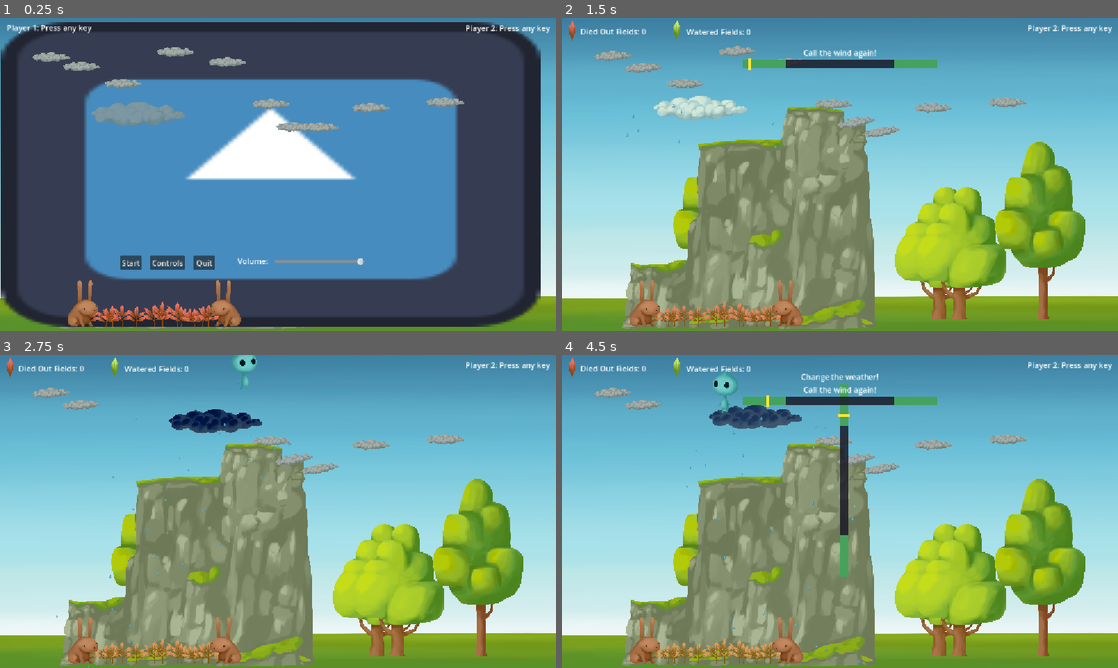
Above: before the commit, frames 1-4 (two rows, left to right).
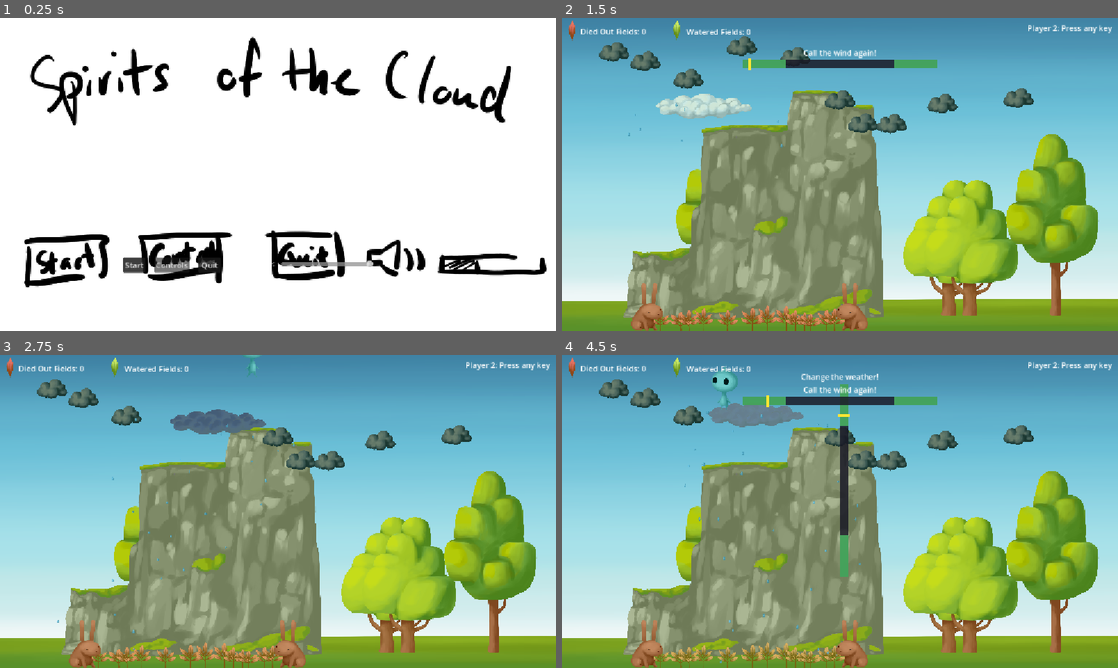
Above: after the commit, the same moments.

Repository: savenger/spirits-of-the-cloud
Game: Godot game, scene res://main.tscn
The game is run twice, just before and just after one commit, with the same random seed, the same clock (stepped at 60 frames per second) and the same inputs. The engine's default icon, where the game draws it, is replaced by a stand-in: a white triangle on a blue panel in a dark square.
Inputs:
- Up to frame 1 (0.25 s): no input
- Up to frame 2 (1.5 s): click "Start" at 0.5 s; tap Enter at 1.25 s; hold D (move_right) from 1.28 s (still down); hold Q (call_wind) from 1.28 s (still down)
- Up to frame 3 (2.75 s): keep holding D (move_right); tap Space (jump) at 1.52, 2.27 s; tap Enter at 2 s; release Q (call_wind) at 2.03 s; tap Q (call_wind) at 2.1 s
- Up to frame 4 (4.5 s): tap Enter at 2.75, 3.5, 4.25 s; release D (move_right) at 2.78 s; hold E (influence_weather) 2.78-3.53 s; hold A (move_left) from 2.78 s (still down); tap Q (call_wind) at 3.05, 3.6 s; tap Space (jump) at 3.77 s; hold Q (call_wind) from 4.28 s (still down)

The runs differ from the first frame. In frame 1, 97% of the frame differs, in the area x 0-100%, y 0-100%; in frame 2, 22%; in frame 3, 23%; in frame 4, 22%.

Commit message:
adding font and sounds, placeholder splashscreen, gameover preparation

Diff:
--- a/HUD/hud.gd
+++ b/HUD/hud.gd
@@ -12,6 +12,9 @@
 	Global.fields_lost += 1
 	update_stats()
 
+	if Global.fields_lost >= Global.FIELDS_LOST_MAX:
+		Global.game_over.emit()
+
 func update_stats():
 	$Stats/lblWateredFields.text = "Saved Fields: " + str(Global.fields_saved)
 	$Stats/lblDriedOutFields.text = "Lost Fields: " + str(Global.fields_lost)
--- a/Level/field.gd
+++ b/Level/field.gd
@@ -18,12 +18,12 @@
 var timer = Timer.new()
 var timer_free = Timer.new()
 
-
+var _old_rain_state : bool = false
 
 func spawn_plant(plant_offset):
 	var plant : Node2D = plant_template.instantiate()
 	add_child(plant)
-	plant.position = Vector2(plant_offset + randf() * 100, 0)
+	plant.position = Vector2(plant_offset + randf() * 200, 0)
 	return plant.position.x
 
 func spawn_flower(plant_offset):
@@ -75,6 +75,7 @@
 	update_fade_status()
 	if water_level <= 0.0:
 		timer.stop()
+		timer_free.start()
 		for n in get_children():
 			if n.is_in_group("plant") or n.is_in_group("flower"):
 				n.dry_out()
@@ -100,6 +101,7 @@
 		if not _fully_watered:
 			Global.field_fully_watered.emit(global_position.x)
 			_fully_watered = true
+			timer.stop()
 			for n in get_children():
 				if n.is_in_group("plant"):
 					n.fully_watered()
@@ -107,8 +109,7 @@
 					n.visible = true
 	else:
 		_fully_watered = false
-
-	timer.start()
+		timer.start()
 
 func _process(delta: float) -> void:
 	var players = get_tree().get_nodes_in_group("player")
@@ -123,5 +124,16 @@
 	var result = space_state.intersect_ray(query)
 	if result:
 		if result.collider.name == "Cloud":
-			if result.collider.raining():
+			var is_raining = result.collider.raining()
+			if _old_rain_state != is_raining:
+				if is_raining:
+					Global.fade_in_or_out($AudioStreamPlayer2D, 0.5)
+				else:
+					Global.fade_in_or_out($AudioStreamPlayer2D, 0.5, 0.0, -80.0)
+				_old_rain_state = is_raining
+			if is_raining:
 				add_water(delta)
+	else:
+		if _old_rain_state:
+			Global.fade_in_or_out($AudioStreamPlayer2D, 0.5, 0.0, -80.0)
+			_old_rain_state = false
--- a/Level/field.tscn
+++ b/Level/field.tscn
@@ -4,6 +4,7 @@
 [ext_resource type="Script" uid="uid://ymsuldx1ejy1" path="res://Level/field.gd" id="1_vu1i6"]
 [ext_resource type="Texture2D" uid="uid://cefjhwynw1n74" path="res://Assets/Drop.png" id="2_drop"]
 [ext_resource type="Material" uid="uid://b2vjtuow5u4t2" path="res://Level/watering_effect.tres" id="4_b76uc"]
+[ext_resource type="AudioStream" uid="uid://2tbuo14kbixs" path="res://Assets/watering_grass.mp3" id="5_ayld5"]
 
 [sub_resource type="ShaderMaterial" id="ShaderMaterial_enusa"]
 shader = ExtResource("1_gnhl5")
@@ -25,3 +26,8 @@
 one_shot = true
 explosiveness = 0.85
 process_material = ExtResource("4_b76uc")
+
+[node name="AudioStreamPlayer2D" type="AudioStreamPlayer2D" parent="." unique_id=1082896607]
+stream = ExtResource("5_ayld5")
+max_distance = 8000.0
+bus = &"Sound"
--- a/Level/level.gd
+++ b/Level/level.gd
@@ -40,7 +40,7 @@
 		tree_offset = tree_offset + randf() * 1750
 		var tree: Node2D = tree_template.instantiate()
 		add_child(tree)
-		tree.position = Vector2(tree_offset, $MarkerGround.position.y - 75)
+		tree.position = Vector2(tree_offset, $MarkerGround.position.y - 150)
 		tree.z_index = -1
 		_spawned_nodes.append(tree)
 
@@ -48,7 +48,7 @@
 	if true: #if randf() <= 0.4:
 		var hill: Node2D = hill_templates.pick_random().instantiate()
 		add_child(hill)
-		hill.position = Vector2(hill_offset, $MarkerGround.position.y)
+		hill.position = Vector2(hill_offset, $MarkerGround.position.y - 150)
 		hill.z_index = -1
 		_spawned_nodes.append(hill)
 
@@ -74,6 +74,7 @@
 	Global.field_lost.connect(generate_new_field)
 
 func generate_new_field(offset: int):
+	print("Generating new field at offset: ", offset)
 	spawn_trees(offset + Global.VIEW_WIDTH)
 	spawn_field(offset + Global.VIEW_WIDTH)
 	spawn_clouds(offset + Global.VIEW_WIDTH)
--- a/Level/rain_cloud.tscn
+++ b/Level/rain_cloud.tscn
@@ -1,15 +1,11 @@
 [gd_scene format=3 uid="uid://k5wu4exh3wxa"]
 
-[ext_resource type="Texture2D" uid="uid://cs6i3r6sih60o" path="res://Assets/Cloud.png" id="1_5r6ga"]
-[ext_resource type="Shader" uid="uid://o1u2en7w5brb" path="res://Level/rain_cloud.gdshader" id="1_g4jnf"]
+[ext_resource type="Texture2D" uid="uid://dcxibno7r8pm4" path="res://Assets/Rain Cloud.png" id="1_5r6ga"]
 
 [sub_resource type="ShaderMaterial" id="ShaderMaterial_g4jnf"]
-shader = ExtResource("1_g4jnf")
-shader_parameter/grey_amount = 0.5
-shader_parameter/darken_amount = 0.3
 
 [sub_resource type="RectangleShape2D" id="RectangleShape2D_kjxej"]
-size = Vector2(654, 143)
+size = Vector2(301, 197)
 
 [sub_resource type="Animation" id="Animation_g4jnf"]
 resource_name = "Pulse"
@@ -24,7 +20,7 @@
 "times": PackedFloat32Array(0, 0.5, 1),
 "transitions": PackedFloat32Array(1, 1, 1),
 "update": 0,
-"values": [Vector2(0.4, 0.4), Vector2(0.41, 0.41), Vector2(0.4, 0.4)]
+"values": [Vector2(1, 1), Vector2(1.01, 1.01), Vector2(1, 1)]
 }
 
 [sub_resource type="Animation" id="Animation_h74bu"]
@@ -59,7 +55,7 @@
 texture = ExtResource("1_5r6ga")
 
 [node name="CollisionShape2D" type="CollisionShape2D" parent="." unique_id=1278856254]
-position = Vector2(-14, 89.5)
+position = Vector2(-2.5, 20.5)
 shape = SubResource("RectangleShape2D_kjxej")
 
 [node name="AnimationPlayer" type="AnimationPlayer" parent="." unique_id=610545394]
--- a/Menu/mainmenu.gd
+++ b/Menu/mainmenu.gd
@@ -6,10 +6,18 @@
 
 func _ready() -> void:
 	get_tree().paused = true
+	print($MenuContainer/Sprite2D.get_rect().size)
+
+	Global.game_over.connect(_on_game_over)
+
+func _on_game_over():
+	hide_all_menus()
+	$GameOverContainer.visible = true
 
 func hide_all_menus():
 	$MenuContainer.visible = false
 	$ControlsContainer.visible = false
+	$GameOverContainer.visible = false
 
 func _on_btn_start_pressed() -> void:
 	get_tree().paused = false
--- a/Menu/mainmenu.tscn
+++ b/Menu/mainmenu.tscn
@@ -1,6 +1,7 @@
 [gd_scene format=3 uid="uid://ccwp5tc8ru2t0"]
 
 [ext_resource type="Script" uid="uid://mkravfrlsrwe" path="res://Menu/mainmenu.gd" id="1_ht6lu"]
+[ext_resource type="Texture2D" uid="uid://btjj8q66ba38q" path="res://Assets/Splash screen menu.png" id="2_c6gbj"]
 [ext_resource type="Texture2D" uid="uid://4ogd1am32iys" path="res://icon.svg" id="2_n03x5"]
 
 [node name="Mainmenu" type="Control" unique_id=216117690]
@@ -20,8 +21,7 @@
 
 [node name="Sprite2D" type="Sprite2D" parent="MenuContainer" unique_id=1867769366]
 position = Vector2(575.5, 325)
-scale = Vector2(8.9609375, 5.046875)
-texture = ExtResource("2_n03x5")
+texture = ExtResource("2_c6gbj")
 
 [node name="btnStart" type="Button" parent="MenuContainer" unique_id=408462333]
 layout_mode = 0
@@ -84,8 +84,33 @@
 offset_bottom = 528.0
 text = "Close"
 
+[node name="GameOverContainer" type="Control" parent="." unique_id=1523250738]
+anchors_preset = 0
+offset_right = 40.0
+offset_bottom = 40.0
+
+[node name="Sprite2D" type="Sprite2D" parent="GameOverContainer" unique_id=367616026]
+
+[node name="btnStart" type="Button" parent="GameOverContainer" unique_id=1216093943]
+layout_mode = 0
+offset_left = 255.0
+offset_top = 497.0
+offset_right = 301.0
+offset_bottom = 528.0
+text = "Start"
+
+[node name="btnQuit" type="Button" parent="GameOverContainer" unique_id=989643917]
+layout_mode = 0
+offset_left = 411.0
+offset_top = 497.0
+offset_right = 457.0
+offset_bottom = 528.0
+text = "Quit"
+
 [connection signal="pressed" from="MenuContainer/btnStart" to="." method="_on_btn_start_pressed"]
 [connection signal="pressed" from="MenuContainer/btnControls" to="." method="_on_btn_controls_pressed"]
 [connection signal="pressed" from="MenuContainer/btnQuit" to="." method="_on_btn_quit_pressed"]
 [connection signal="value_changed" from="MenuContainer/sliderVolume" to="." method="_on_slider_volume_value_changed"]
 [connection signal="pressed" from="ControlsContainer/btnCloseControls" to="." method="_on_btn_close_controls_pressed"]
+[connection signal="pressed" from="GameOverContainer/btnStart" to="." method="_on_btn_start_pressed"]
+[connection signal="pressed" from="GameOverContainer/btnQuit" to="." method="_on_btn_quit_pressed"]
--- a/Player/cloud.gd
+++ b/Player/cloud.gd
@@ -9,6 +9,7 @@
 const WATER_LEVEL_MAX = 3.0
 var water_level = 0.25
 var _material: ShaderMaterial
+var _old_emitting_state : bool = false
 
 @onready var _rain: GPUParticles2D = $GPUParticles2D
 
@@ -81,7 +82,21 @@
 ## speed regardless of what's resting on it.
 func apply_weather(vertical_direction: float, speed: float) -> void:
 	_weather_velocity = vertical_direction * speed
+	_old_emitting_state = _rain.emitting
 	_rain.emitting = vertical_direction < 0.0 and water_level > 0.0
+	if _rain.emitting != _old_emitting_state:
+		if _rain.emitting:
+			for audio_stream_player in [
+				$AudioStreamPlayer2D,
+				$AudioStreamPlayer2D2
+				]:
+					Global.fade_in_or_out(audio_stream_player, 0.5)
+		else:
+			for audio_stream_player in [
+				$AudioStreamPlayer2D,
+				$AudioStreamPlayer2D2
+				]:
+					Global.fade_in_or_out(audio_stream_player, 0.5, 0.0, -80.0)
 
 func fill_water():
 	water_level += randf()
--- a/Player/cloud.tscn
+++ b/Player/cloud.tscn
@@ -4,6 +4,8 @@
 [ext_resource type="Texture2D" uid="uid://cs6i3r6sih60o" path="res://Assets/Cloud.png" id="2_7pclq"]
 [ext_resource type="Shader" uid="uid://b0l6ae2iwya6t" path="res://Player/cloud.gdshader" id="2_jirfo"]
 [ext_resource type="Texture2D" uid="uid://cefjhwynw1n74" path="res://Assets/Drop.png" id="3_jirfo"]
+[ext_resource type="AudioStream" uid="uid://cm7w6q0oms8m0" path="res://Assets/cloud_rain_long.mp3" id="5_rxs4q"]
+[ext_resource type="AudioStream" uid="uid://coy158pf1dgfw" path="res://Assets/cloud_rain_short.mp3" id="6_u2qpq"]
 
 [sub_resource type="ShaderMaterial" id="ShaderMaterial_lquwl"]
 shader = ExtResource("2_jirfo")
@@ -57,4 +59,9 @@
 process_material = SubResource("ParticleProcessMaterial_rain")
 
 [node name="AudioStreamPlayer2D" type="AudioStreamPlayer2D" parent="." unique_id=618066730]
+stream = ExtResource("5_rxs4q")
 bus = &"Sound"
+
+[node name="AudioStreamPlayer2D2" type="AudioStreamPlayer2D" parent="." unique_id=1049898532]
+stream = ExtResource("6_u2qpq")
+bus = &"Sound"
--- a/Player/input_manager.gd
+++ b/Player/input_manager.gd
@@ -2,6 +2,7 @@
 extends Node
 
 signal player_joined(player_id: int, player_input: PlayerInput)
+signal player_removed(player_id: int)
 
 const MAX_PLAYERS := 2
 
@@ -149,7 +150,7 @@
 
 func remove_player(player_id: int) -> void:
 	player_inputs.erase(player_id)
-
+	player_removed.emit(player_id)
 
 func has_player(player_id: int) -> bool:
 	return player_inputs.has(player_id)
--- a/global.gd
+++ b/global.gd
@@ -4,6 +4,8 @@
 signal field_lost(offset: int)
 
 signal weather_influenced(duration: float)
+
+signal game_over()
 
 var fields_saved = 0
 var fields_lost = 0
@@ -28,3 +30,14 @@
 
 const VIEW_WIDTH = 5760
 const VIEW_HEIGHT = 3240
+
+const FIELDS_LOST_MAX = 1
+
+func fade_in_or_out(audio_stream_player: AudioStreamPlayer2D, duration: float = 1.0, start_db: float = -80.0, target_db: float = 0.0) -> void:
+	# Optional: Start muted or quiet before playing
+	audio_stream_player.volume_db = start_db
+	audio_stream_player.play()
+
+	# Create a tween for smooth transition
+	var tween = create_tween()
+	tween.tween_property(audio_stream_player, "volume_db", target_db, duration)
--- a/main.gd
+++ b/main.gd
@@ -21,10 +21,28 @@
 	player_2.set_physics_process(false)
 
 	input_manager.player_joined.connect(_on_player_joined)
+	input_manager.player_removed.connect(_on_player_removed)
 	$Mainmenu.game_start.connect(start_game)
 
 func start_game():
+	Global.reset()
+	while input_manager.get_player_count() > 0:
+		input_manager.remove_player(input_manager.get_player_count())
 	$Mainmenu.visible = false
+
+func _on_player_removed(player_id: int):
+	if player_id == 1:
+		player_1.hide()
+		player_1.set_physics_process(false)
+		player_1.input = null
+		$Hud/lblPlayer1.visible = true
+		$Hud/Stats.visible = false
+	if player_id == 2:
+		player_1.can_call_wind = true
+		player_2.hide()
+		player_2.set_physics_process(false)
+		player_2.input = null
+		$Hud/lblPlayer2.visible = true
 
 func _on_player_joined(
 	player_id: int,
@@ -45,6 +63,7 @@
 		player_2.input = player_input
 		player_2.can_call_wind = true
 		player_2.can_influence_weather = false
+		player_1.can_call_wind = false
 		player_2.show()
 		player_2.set_physics_process(true)
 		$Hud/lblPlayer2.visible = false
--- a/main.tscn
+++ b/main.tscn
@@ -13,9 +13,6 @@
 
 [node name="Main" type="Node2D" unique_id=327813465]
 script = ExtResource("1_main")
-
-[node name="Mainmenu" parent="." unique_id=216117690 instance=ExtResource("8_5vw27")]
-scale = Vector2(5, 5)
 
 [node name="Hud" parent="." unique_id=687065915 instance=ExtResource("3_4c57u")]
 
@@ -38,7 +35,7 @@
 
 [node name="Camera2D" type="Camera2D" parent="World" unique_id=814555869 node_paths=PackedStringArray("object1", "object2") groups=["camera"]]
 offset = Vector2(0, 1250)
-zoom = Vector2(0.195, 0.195)
+zoom = Vector2(0.2, 0.2)
 limit_left = 0
 limit_top = 0
 limit_bottom = 750
@@ -58,3 +55,7 @@
 position = Vector2(36126.004, 2904)
 scale = Vector2(70.558, 6)
 texture = ExtResource("7_272bh")
+
+[node name="Mainmenu" parent="." unique_id=216117690 instance=ExtResource("8_5vw27")]
+z_index = 2
+scale = Vector2(5, 5)
--- a/project.godot
+++ b/project.godot
@@ -29,6 +29,10 @@
 player=""
 rain_cloud=""
 camera=""
+
+[gui]
+
+theme/custom_font="uid://l3i64yk7rchg"
 
 [input]
 
Binary file added: Assets/Cloud_Dark.png
Not shown, added: Assets/Cloud_Dark.png.import
Not shown, added: Assets/Euphorigenic.otf.import
Binary file added: Assets/Rain Cloud.png
Not shown, added: Assets/Rain Cloud.png.import
Binary file added: Assets/Splash screen menu.png
Not shown, added: Assets/Splash screen menu.png.import
Not shown, added: Assets/cloud_rain_long.mp3.import
Not shown, added: Assets/cloud_rain_short.mp3.import
Not shown, added: Assets/watering_grass.mp3.import
Not shown, added: Assets/cloud_rain_long.mp3
Not shown, added: Assets/cloud_rain_short.mp3
(and 1 more such lines)
